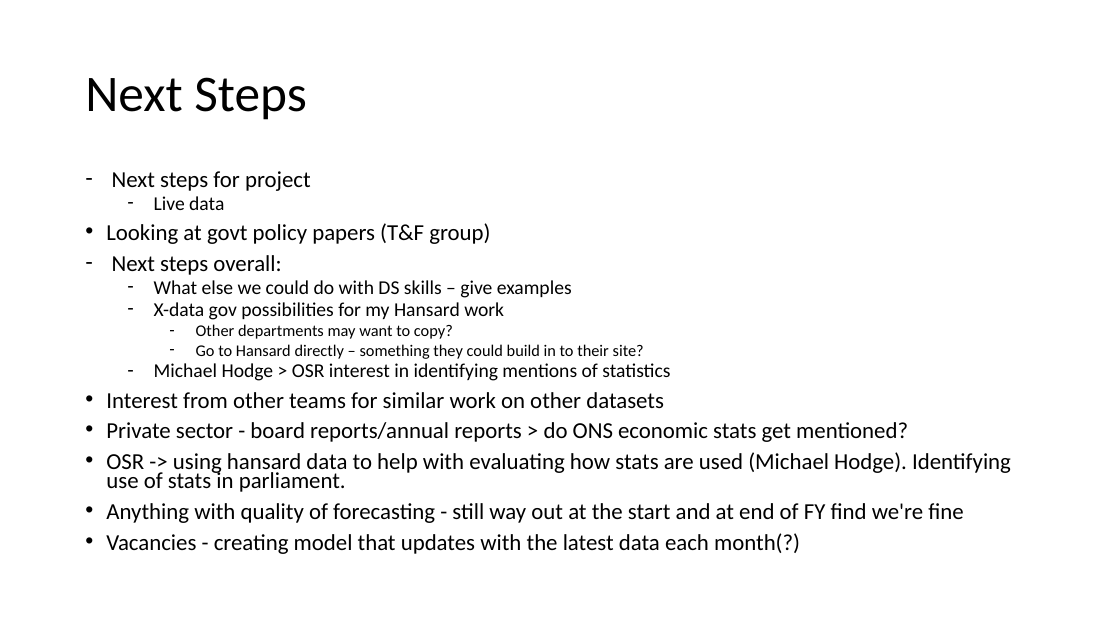
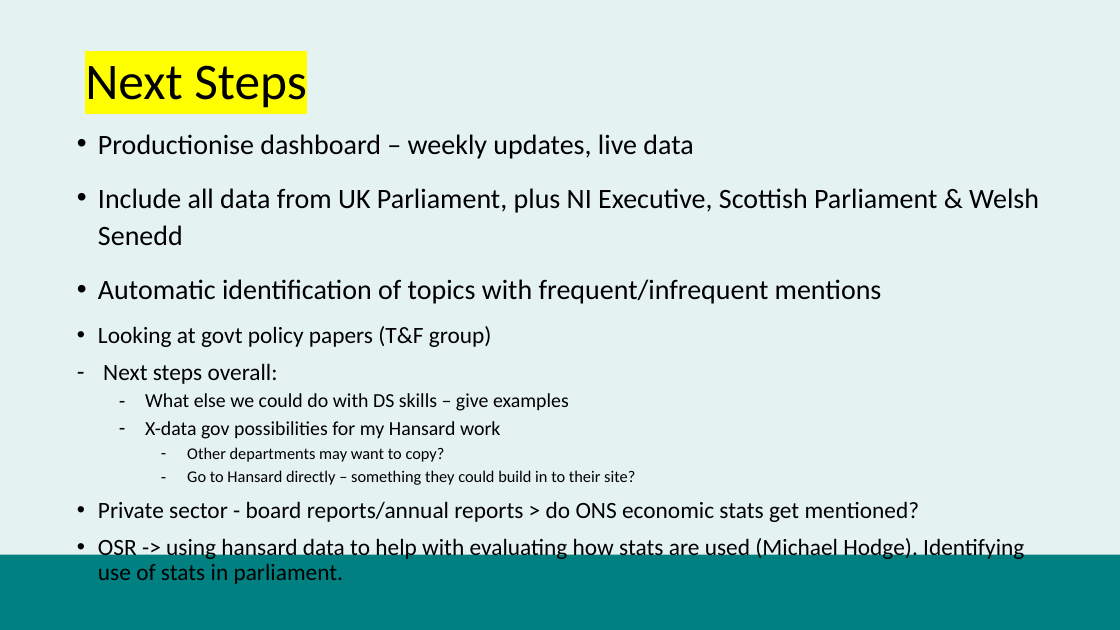
Before and after one commit to datasciencecampus/uk-parliament-stats, a slide deck: slide 9 of user-engagement/fpp-presentation.pptx (slide 4 before the commit). Drawn at 1120x630 pixels with LibreOffice and Linux fonts; fonts in the diff are those of the drawing; background and template pictures are left out. Boxes give left, top, right and bottom in pixels: in the first picture for what was removed or moved away, otherwise in the second. Text is boxed around its words. In the diff, an @@ line names an element or a change of style, - is before the commit and + after.

```diff
--- a/user-engagement/fpp-presentation.pptx
+++ b/user-engagement/fpp-presentation.pptx
@@ background #FFFFFF to #008080 at 10% opacity @@
@@ title "Next Steps": place and size @@
-title "Next Steps" at (85, 77, 307, 120)
+title "Next Steps" at (85, 65, 307, 108)
@@ title "Next Steps" at (85, 65, 307, 108): highlight none to #FFFF00 @@
@@ text "Productionise dashboard – weekly updates, ...": place and size @@
-text "Productionise dashboard – weekly updates, ..." at (106, 171, 1011, 554)
+text "Productionise dashboard – weekly updates, ..." at (98, 134, 1039, 584)
@@ text at (98, 134, 1039, 304): text changed; size 19.6 to 24 pt @@
-– Next steps for project
-  – Live data
+• Productionise dashboard – weekly updates, live data
+• Include all data from UK Parliament, plus NI Executive, Scottish Parliament & Welsh Senedd
+• Automatic identification of topics with frequent/infrequent mentions
@@ text at (98, 326, 1024, 584): size 19.6 to 20 pt in "Looking at govt policy papers (T&F group)", "Next steps overall:", "Private sector - board reports/annual reports > ...", "OSR -> using hansard data to help ..."; size 16.8 to 17 pt in "What else we could do with DS ...", "X-data gov possibilities for my Hansard work"; line spacing 0.7 to 0.9 @@
@@ text at (106, 363, 670, 408): paragraphs removed @@
-  – Michael Hodge > OSR interest in identifying mentions of statistics
-• Interest from other teams for similar work on other datasets
@@ text at (106, 503, 963, 554): paragraphs removed @@
-• Anything with quality of forecasting - still way out at the start and at end of FY find we're fine
-• Vacancies - creating model that updates with the latest data each month(?)
@@ rectangle added at (0, 555, 1120, 630), fill #008080 @@
```
Also in this commit, not shown: 9 slides added, 2 slides removed, 1 other file.
